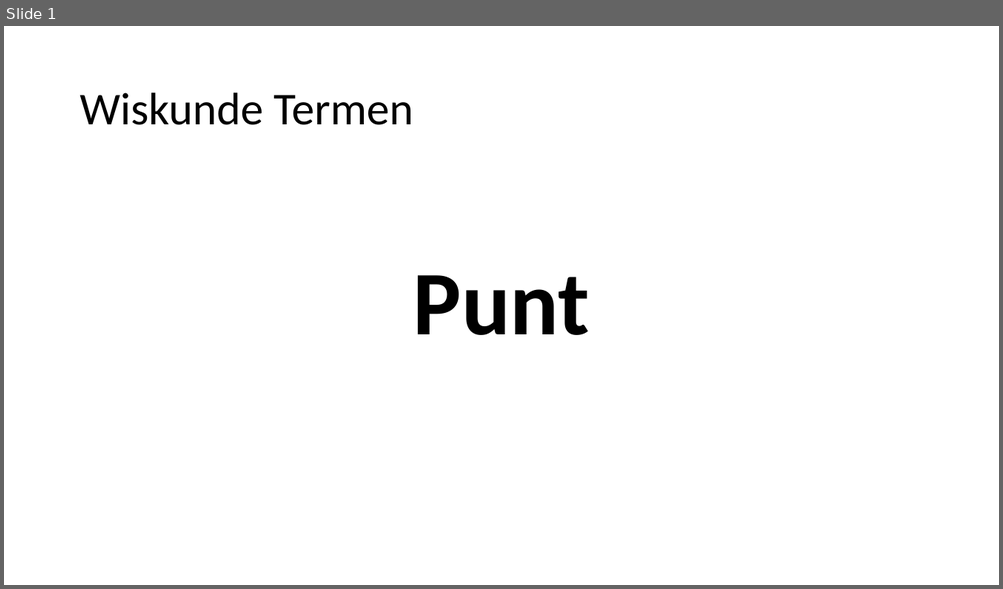
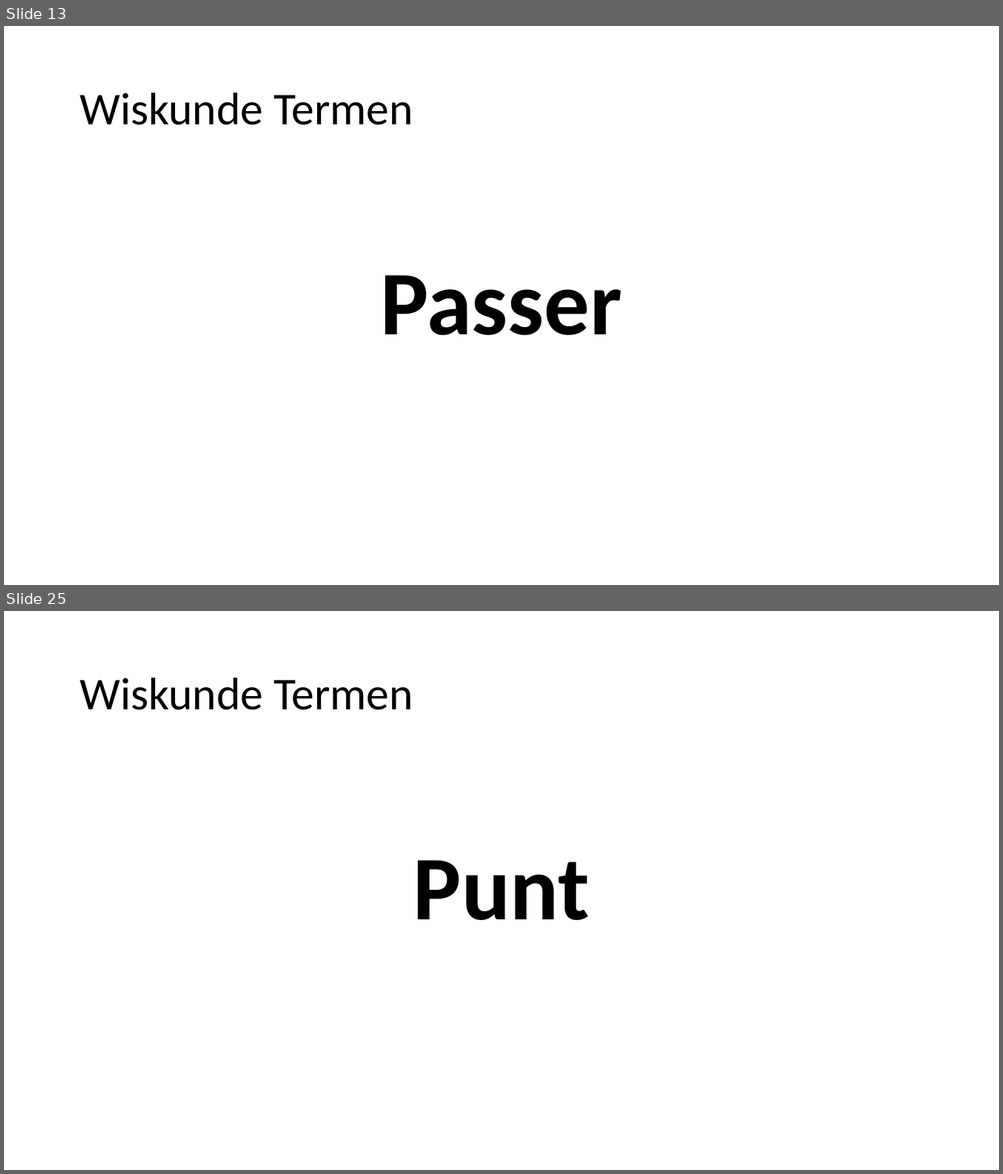
Before and after one commit to heinvinkel/wiskundetermen, a slide deck: meetkunde/AAAAMeetkunde.pptx. Shown one above the other, each under a label of ours: slide 1 before the commit, slides 13 and 25 after it; the slides between them are not shown. The pictures are 1003x589 and 1003x1174 pixels, drawn with LibreOffice and Linux fonts; fonts in the diff are those of the drawing. Boxes give left, top, right and bottom in pixels: in the first picture for what was removed or moved away, otherwise in the second. Text is boxed around its words. In the diff, an @@ line names an element or a change of style, - is before the commit and + after.

```diff
--- a/meetkunde/AAAAMeetkunde.pptx
+++ b/meetkunde/AAAAMeetkunde.pptx
@@ slide 13 added at [4,26,999,585], background #FFFFFF @@
@@ title added at [79,93,413,125], 44 pt, text #000000 @@
+Wiskunde Termen
@@ text added at [380,275,622,335], 87.8 pt, text #000000, bold @@
+Passer
@@ what was slide 1 is now slide 25 @@
```
Also in this commit, not shown: 23 other slides added, 13 other files.
